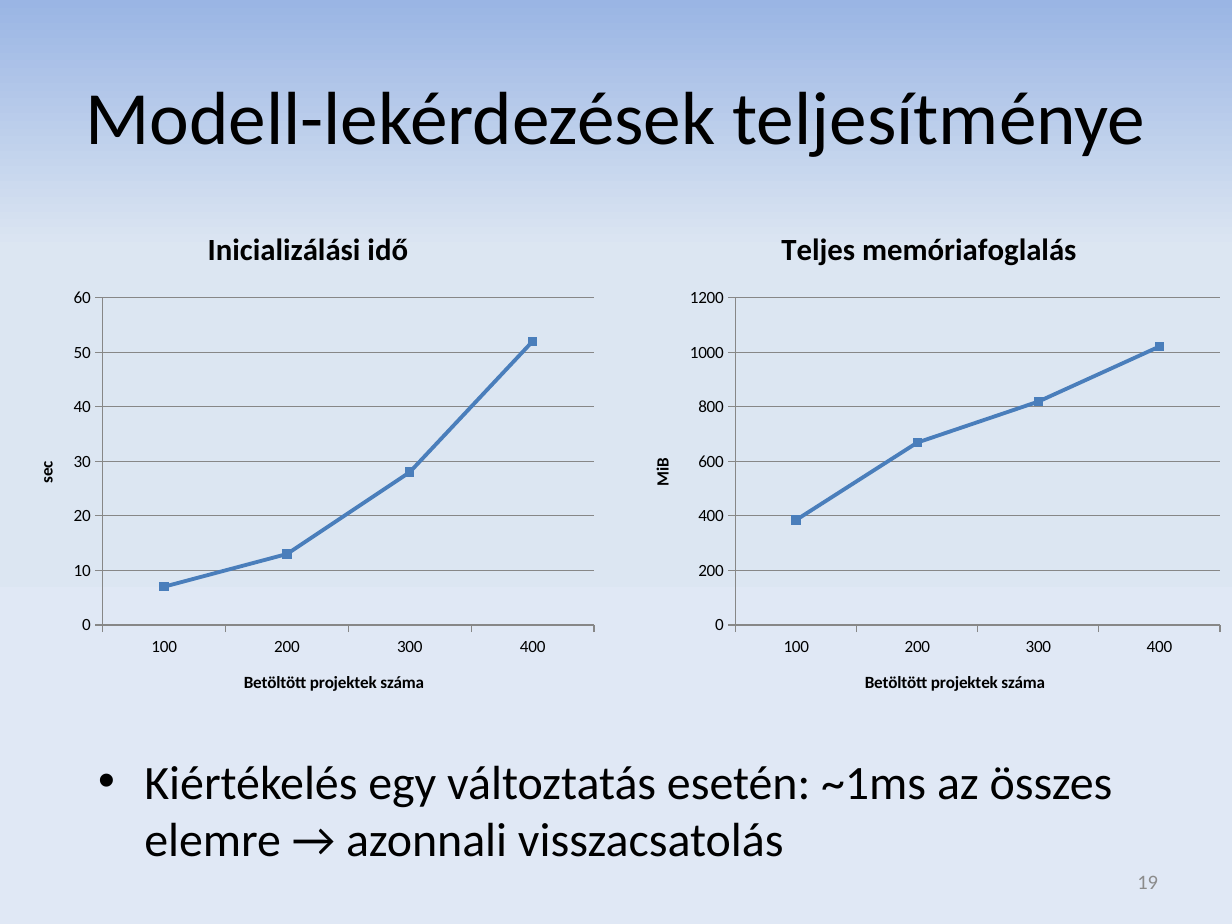
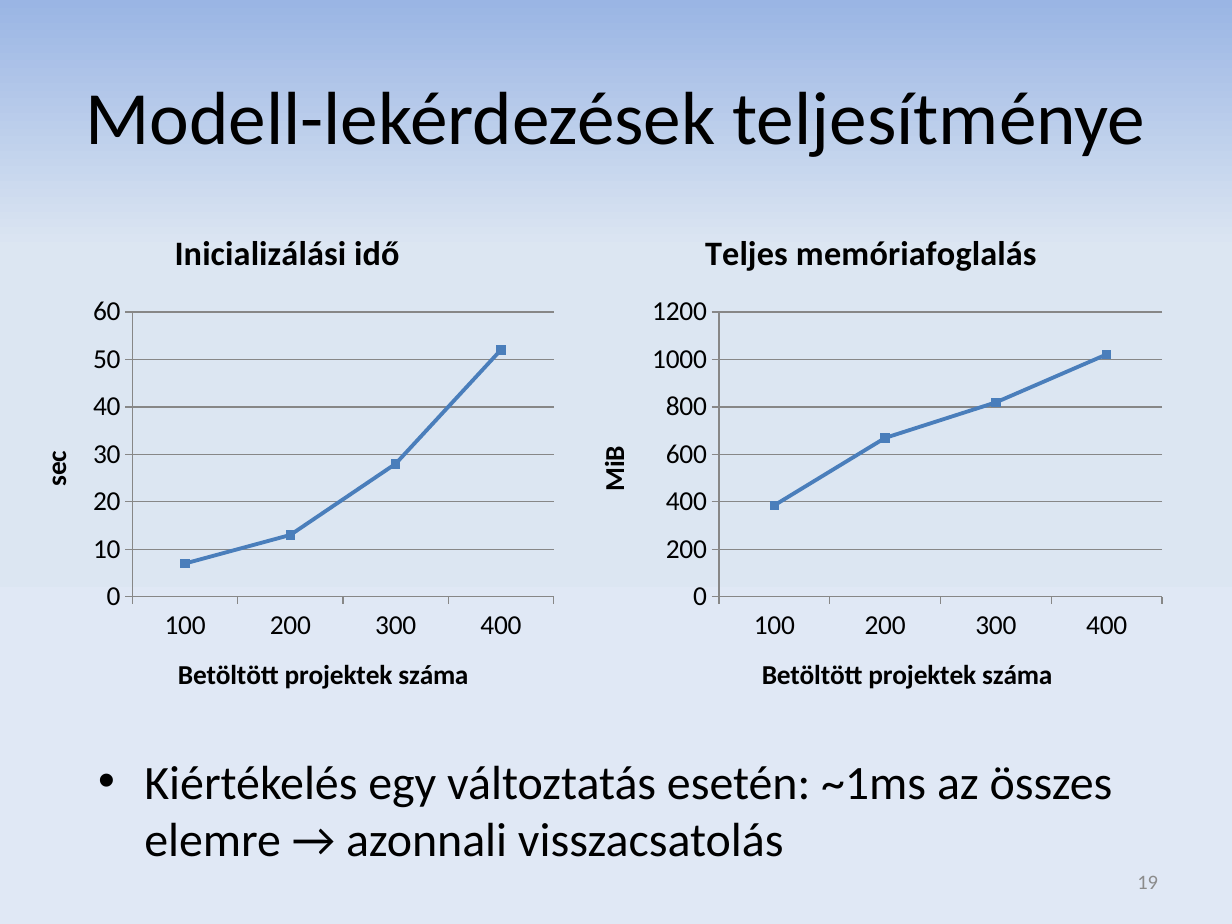
Before and after one commit to donat/incquery-deps, a slide deck: slide 19 of incquery-deps-documentation/presentation/tdk_pres_hu_v2.pptx. Drawn at 1232x924 pixels with LibreOffice and Linux fonts; fonts in the diff are those of the drawing. Boxes give left, top, right and bottom in pixels: in the first picture for what was removed or moved away, otherwise in the second. Text is boxed around its words. In the diff, an @@ line names an element or a change of style, - is before the commit and + after.

```diff
--- a/incquery-deps-documentation/presentation/tdk_pres_hu_v2.pptx
+++ b/incquery-deps-documentation/presentation/tdk_pres_hu_v2.pptx
@@ line chart at [10, 206, 564, 719] @@
@@ category axis changed @@
@@ value axis changed @@
@@ line chart: place and size @@
-line chart at [10, 206, 606, 719]
+line chart at [10, 206, 564, 719]
@@ line chart at [568, 206, 1174, 719] @@
@@ category axis changed @@
@@ value axis changed @@
@@ line chart: place and size @@
-line chart at [626, 206, 1232, 719]
+line chart at [568, 206, 1174, 719]
```
Also in this commit, not shown: 3 other slides changed.
